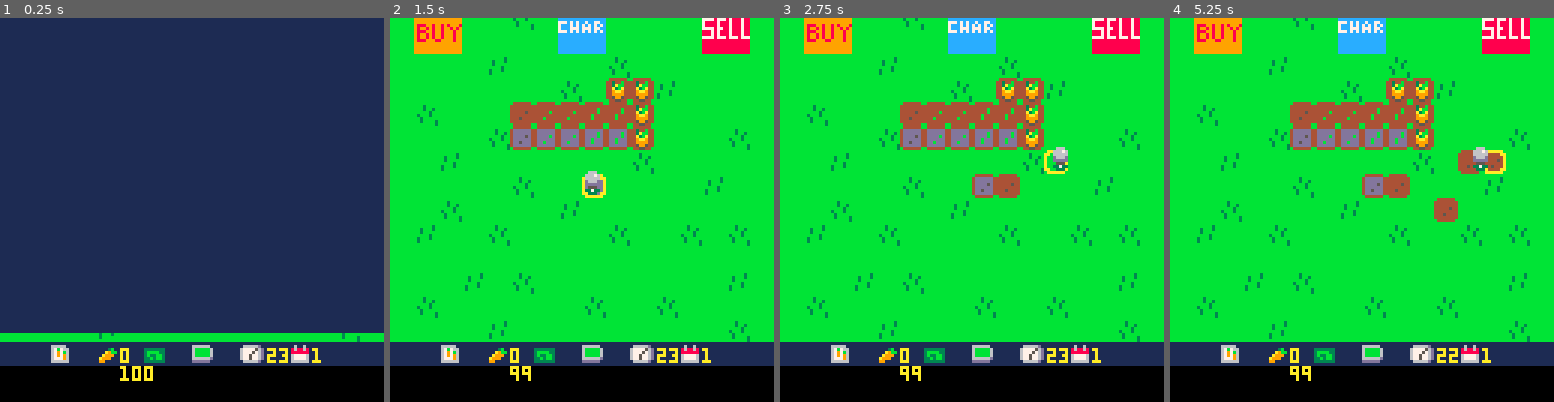
Above: before the commit, frames 1-4 (left to right).
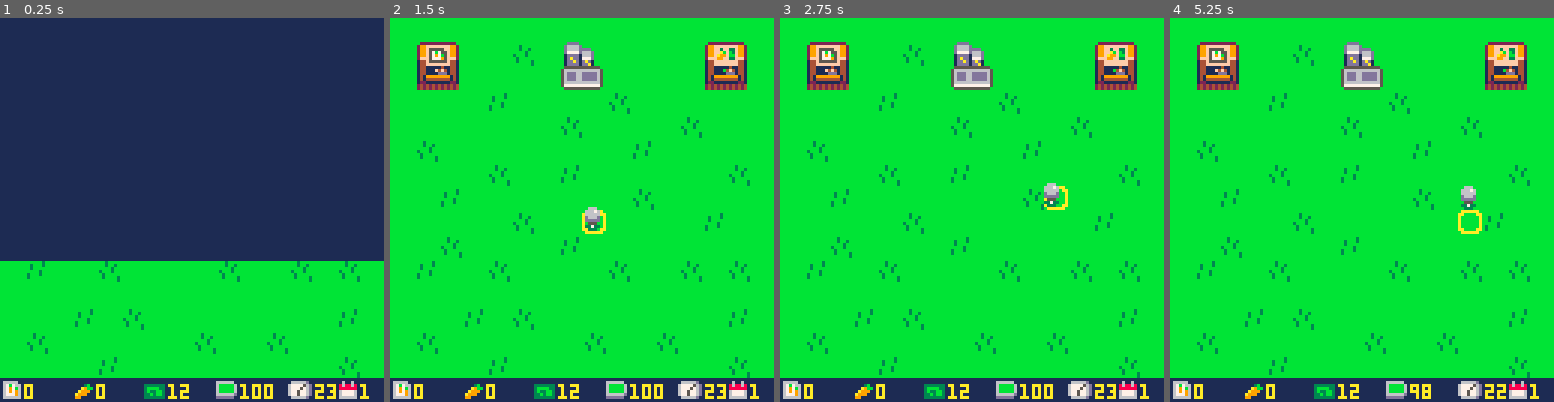
Above: after the commit, the same moments.

Repository: TheCodeDiver/gamedev
Game: PICO-8 cartridge carts/spacecat/farmtut.p8
Two runs of this game, one before a commit and one after it. Both use one fixed random seed, a clock stepped at 60 frames per second and the inputs below.
Inputs:
- Up to frame 1 (0.25 s): no input
- Up to frame 2 (1.5 s): tap X (X key) at 0.33, 1.07 s; tap O (Z key) at 0.7 s
- Up to frame 3 (2.75 s): hold Right 1.6-2.1 s; tap O (Z key) at 1.7, 2.1, 2.5 s; tap X (X key) at 1.85 s; hold Up 2.15-2.42 s; hold Right from 2.47 s (still down)
- Up to frame 4 (5.25 s): tap O (Z key) every 0.4 s from 2.9 to 4.9 s; tap X (X key) at 2.97, 4.08, 5.2 s; release Right at 3.03 s; hold Left 3.08-3.58 s; hold Down 3.63-3.97 s; hold Right 4.02-4.68 s; hold Up 4.73-5.03 s; hold Left from 5.08 s (still down)

The runs differ from the first frame. In frame 1, 34% of the frame differs, in the area x 0-100%, y 63-100%; in frame 2, 30%; in frame 3, 31%; in frame 4, 32%.

Commit message:
Episodes 8-10 finished

Diff:
--- a/carts/spacecat/farmtut.p8
+++ b/carts/spacecat/farmtut.p8
@@ -3,25 +3,40 @@
 __lua__
 function _init()
 	icrops()
+	imoney()
 	iplr()
 	idays()
 	trans()
+	state="play"
 end
 
 function _update()
-	uplr()
-	uactions()
-	udays()
+	if state=="play" then
+		uplr()
+		uactions()
+		udays()
+	elseif state=="dead" then
+		if btnp(🅾️) then
+			run()
+		end
+	end
 end
 
 function _draw()
-	map()
-	dplr()
-	print(flr(clock),89,122,10)
-	print(day,104,122,10)
-	print(carrots,40,122,10)
-	print(flr(plr.bat,92,102,10))
-	dtrans()
+	cls()
+	if state=="play" then
+		map()
+		dplr()
+		print(seeds,8,122,10)
+		print(carrots,32,122,10)
+		print(money,56,122,10)
+		print(flr(plr.bat),80,122,10)
+		print(flr(clock),105,122,10)
+		print(day,120,122,10)
+		dtrans()
+	elseif state=="dead" then
+		print("you're dead lol, press 🅾️ to restart",20,50,10)
+	end
 end
 
 -->8
@@ -75,10 +90,11 @@
 
 		--plant seeds
 		if fget(sp,0) then
-
-			mset(tile.x,tile.y,33)
-			drain("act")
-
+			if seeds>0 then
+				mset(tile.x,tile.y,33)
+				drain("act")
+				seeds-=1
+			end
 		--water tile
 		elseif fget(sp,1) then
 			mset(tile.x,tile.y,sp+16)
@@ -97,6 +113,20 @@
 			trans()
 			grow()
 			plr.bat=100
+
+		--buy seeds
+		elseif fget(sp,5) then
+			if money>0 then
+				money-=1
+				seeds+=1
+			end
+
+		--sell carrots
+		elseif fget(sp,5) then
+			if carrots>0 then
+				money+=3
+				carrots-=1
+			end
 		end
 
 	end
@@ -111,6 +141,9 @@
 
 function udays()
 	clock-=.01
+	if clock<0 then
+		state="dead"
+	end
 end
 
 --transition--
@@ -150,6 +183,10 @@
 	seeds=0
 end
 
+function imoney()
+	money=12
+end
+
 function harvest()
 	carrots+=1
 end
@@ -158,9 +195,13 @@
 
 function drain(amt)
 	if amt=="mv" then
-		plr.bat-=.01
+		plr.bat-=.10
 	elseif amt=="act" then
-		plr.bat-=.1
+		plr.bat-=.20
+	end
+
+	if plr.bat<0 then
+		state="dead"
 	end
 end
 
@@ -198,16 +239,16 @@
 
 
 __gff__
-0001010100000000000000000000000000000000000000000000000000000000000202020800000000000000101000000004040401000000000000001010000000000000000000000000000000000000000000000000000000000000000000000000000000000000000000000000000000000000000000000000000000000000
+0001010100000000000000002020202000000000000000000000000020202020000202020800000000000000101000000004040401000000000000001010000000000000000000000000000000000000000000000000000000000000000000000000000000000000000000000000000000000000000000000000000000000000
 0000000000000000000000000000000000000000000000000000000000000000000000000000000000000000000000000000000000000000000000000000000000000000000000000000000000000000000000000000000000000000000000000000000000000000000000000000000000000000000000000000000000000000
 __map__
 0101010101010101010101010101010101010101010101010101010101010101010101010101010101010101010101010101010100000000000000000000000000000000000000000000000000000000000000000000000000000000000000000000000000000000000000000000000000000000000000000000000000000000
 010c0d010103012c2d010101010e0f0101010101010101010101010101010101010101010101010101010101010101010101010100000000000000000000000000000000000000000000000000000000000000000000000000000000000000000000000000000000000000000000000000000000000000000000000000000000
 011c1d010101013c3d010101011e1f0101010101010101010101010101010101010101010101010101010101010101010101010100000000000000000000000000000000000000000000000000000000000000000000000000000000000000000000000000000000000000000000000000000000000000000000000000000000
 0101010102010101010301010101010101010101010101010101010101010101010101010101010101010101010101010101010100000000000000000000000000000000000000000000000000000000000000000000000000000000000000000000000000000000000000000000000000000000000000000000000000000000
-0101010101010103012424020101010101010101010101010101010101010101010101010101010101010101010101010101010100000000000000000000000000000000000000000000000000000000000000000000000000000000000000000000000000000000000000000000000000000000000000000000000000000000
-0103010101212222232324010101010101010101010101010101010101010101010101010101010101010101010101010101010100000000000000000000000000000000000000000000000000000000000000000000000000000000000000000000000000000000000000000000000000000000000000000000000000000000
-0101010103313232333324010101030101010101010101010101010101010101010101010101010101010101010101010101010100000000000000000000000000000000000000000000000000000000000000000000000000000000000000000000000000000000000000000000000000000000000000000000000000000000
+0101010101010103010101010301010101010101010101010101010101010101010101010101010101010101010101010101010100000000000000000000000000000000000000000000000000000000000000000000000000000000000000000000000000000000000000000000000000000000000000000000000000000000
+0103010101010101010102010101010101010101010101010101010101010101010101010101010101010101010101010101010100000000000000000000000000000000000000000000000000000000000000000000000000000000000000000000000000000000000000000000000000000000000000000000000000000000
+0101010103010102010101010101030101010101010101010101010101010101010101010101010101010101010101010101010100000000000000000000000000000000000000000000000000000000000000000000000000000000000000000000000000000000000000000000000000000000000000000000000000000000
 0101020101010101010103010101010101010101010101010101010101010101010101010101010101010101010101010101010100000000000000000000000000000000000000000000000000000000000000000000000000000000000000000000000000000000000000000000000000000000000000000000000000000000
 0101010101030101010101010102010101010101010101010101010101010101010101010101010101010101010101010101010100000000000000000000000000000000000000000000000000000000000000000000000000000000000000000000000000000000000000000000000000000000000000000000000000000000
 0101030101010102010101010101010101010101010101010101010101010101010101010101010101010101010101010101010100000000000000000000000000000000000000000000000000000000000000000000000000000000000000000000000000000000000000000000000000000000000000000000000000000000
@@ -216,8 +257,8 @@
 0101010201030101010101010101020101010101010101010101010101010101010101010101010101010101010101010101010100000000000000000000000000000000000000000000000000000000000000000000000000000000000000000000000000000000000000000000000000000000000000000000000000000000
 0103010101010101030101030101010101010101010101010101010101010101010101010101010101010101010101010101010100000000000000000000000000000000000000000000000000000000000000000000000000000000000000000000000000000000000000000000000000000000000000000000000000000000
 0101010102010101010101010101030101010101010101010101010101010101010101010101010101010101010101010101010100000000000000000000000000000000000000000000000000000000000000000000000000000000000000000000000000000000000000000000000000000000000000000000000000000000
-1b1b261b271b281b291b2a1b2b1b1b1b01010101010101010101010101010101010101010101010101010101010101010101010100000000000000000000000000000000000000000000000000000000000000000000000000000000000000000000000000000000000000000000000000000000000000000000000000000000
-0201030101010101020103010101010101010101010101010101010101010101010101010101010101010101010101010101010100000000000000000000000000000000000000000000000000000000000000000000000000000000000000000000000000000000000000000000000000000000000000000000000000000000
+261b1b271b1b281b1b291b1b2a1b2b1b01010101010101010101010101010101010101010101010101010101010101010101010100000000000000000000000000000000000000000000000000000000000000000000000000000000000000000000000000000000000000000000000000000000000000000000000000000000
+0201030101010101020103010201010201010101010101010101010101010101010101010101010101010101010101010101010100000000000000000000000000000000000000000000000000000000000000000000000000000000000000000000000000000000000000000000000000000000000000000000000000000000
 0101010101010201010101010101010101010101010101010101010101010101010101010101010101010101010101010101010100000000000000000000000000000000000000000000000000000000000000000000000000000000000000000000000000000000000000000000000000000000000000000000000000000000
 0201010201010101010201010103010101010101010101010101010101010101010101010101010101010101010101010101010100000000000000000000000000000000000000000000000000000000000000000000000000000000000000000000000000000000000000000000000000000000000000000000000000000000
 0101010101010101010101010101010101010101010101010101010101010101010101010101010101010101010101010101010100000000000000000000000000000000000000000000000000000000000000000000000000000000000000000000000000000000000000000000000000000000000000000000000000000000
Not shown, changed: 32 lines of the sprite sheet (__gfx__) section of carts/spacecat/farmtut.p8
